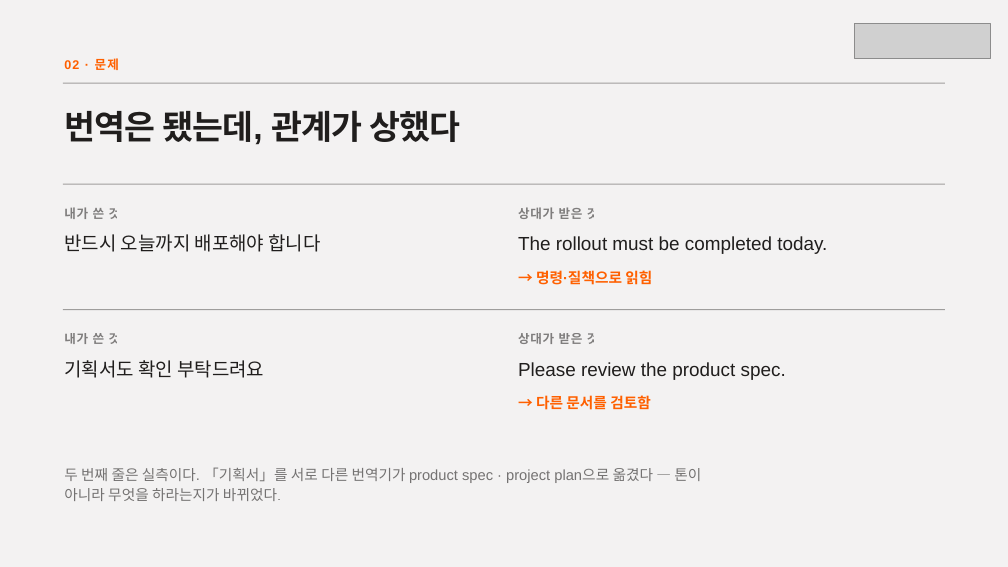
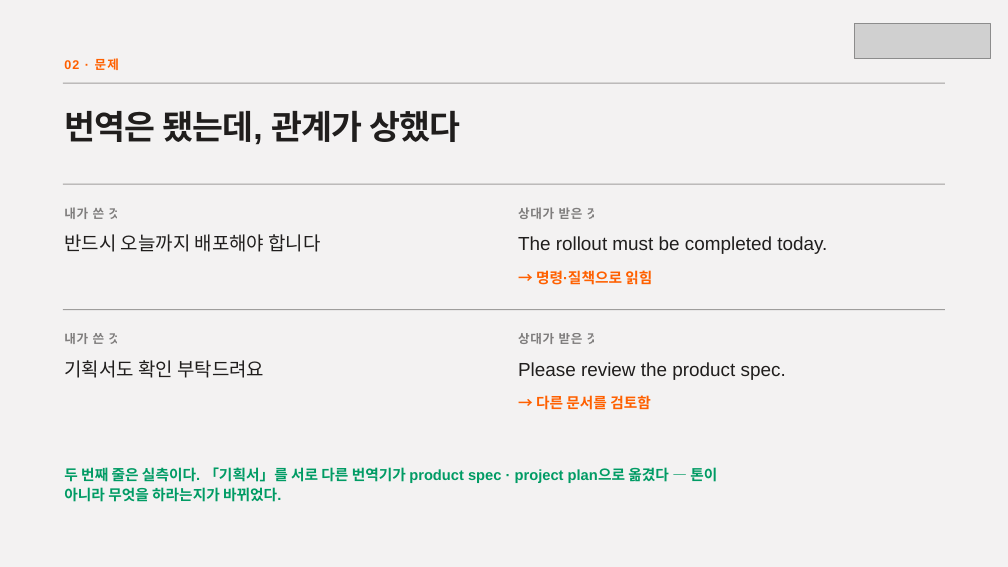
Before and after one commit to ssong2332/sai, a slide deck: slide 2 of docs/submission/IR-Deck.pptx. Drawn at 1008x567 pixels with LibreOffice and Linux fonts; fonts in the diff are those of the drawing; grey boxes stand for pictures. Boxes give left, top, right and bottom in pixels: in the first picture for what was removed or moved away, otherwise in the second. Text is boxed around its words. In the diff, an @@ line names an element or a change of style, - is before the commit and + after.

```diff
--- a/docs/submission/IR-Deck.pptx
+++ b/docs/submission/IR-Deck.pptx
@@ text "두 번째 줄은 실측이다. 「기획서」를 ..." at [64,467,717,502]: text colour #201E1D at 60% opacity to #009B64, bold on @@
```
Also in this commit, not shown: 1 other slide changed.
